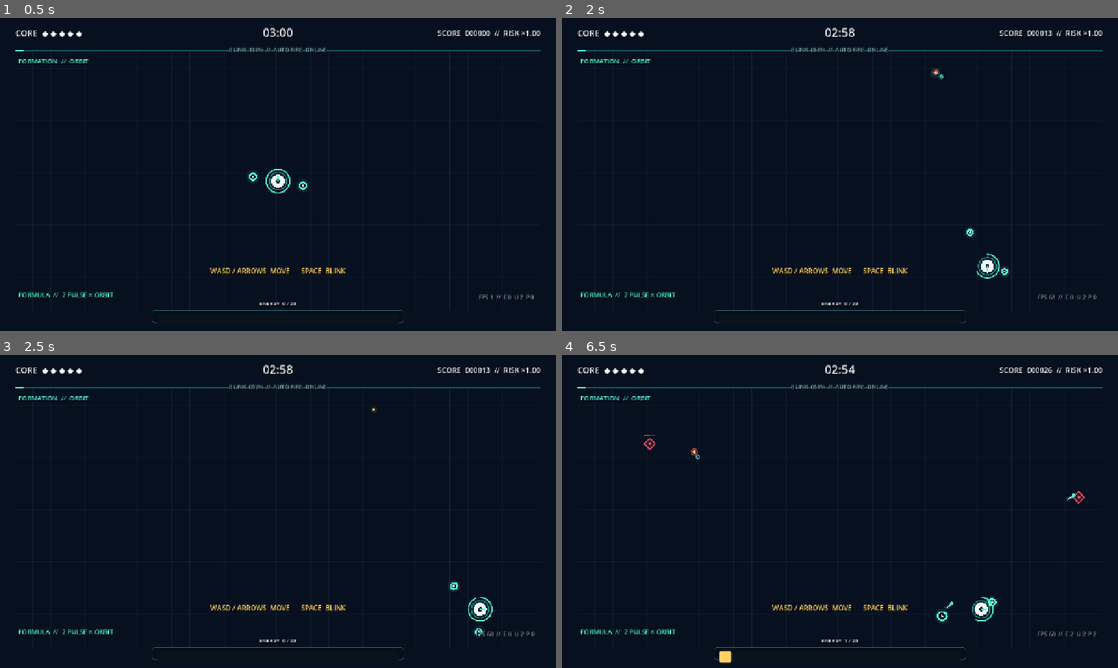
Above: before the commit, frames 1-4 (two rows, left to right).
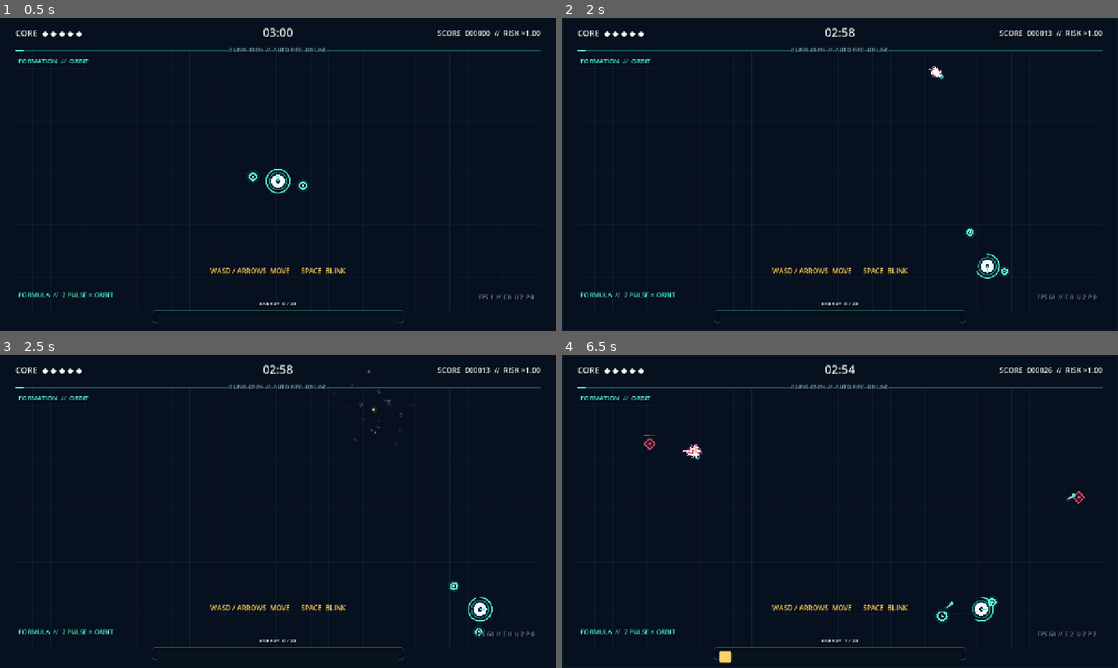
Above: after the commit, the same moments.

Repository: keepdiggin83/frctl-swarm
Game: Godot game, scene res://scenes/main.tscn
Two runs of this game, one before a commit and one after it. Both use one fixed random seed, a clock stepped at 60 frames per second and the inputs below.
Inputs:
- Up to frame 1 (0.5 s): no input
- Up to frame 2 (2 s): tap Enter at 0.5 s; hold D (move_right) 0.53-1.28 s; tap Space (blink) at 0.6, 1.35 s; hold S (move_down) from 1.28 s (still down)
- Up to frame 3 (2.5 s): release S (move_down) at 2.03 s; hold D (move_right) from 2.03 s (still down); tap 1 at 2.1 s; tap Space (blink) at 2.3 s
- Up to frame 4 (6.5 s): release D (move_right) at 2.78 s; hold W (move_up) 2.78-3.53 s; tap 2 at 2.85 s; tap Space (blink) at 3.05, 3.8, 4.55, 5.3, 5.85 s; hold A (move_left) 3.53-5.03 s; tap 3 at 3.6 s; tap Enter at 4.35 s; hold S (move_down) 5.03-5.78 s; tap R at 5.1 s; hold D (move_right) from 5.78 s (still down)

Frame 1 is identical in both runs. In frame 2, less than 0.1% of the frame differs, in the area x 66-69%, y 15-20%; in frame 3, less than 0.1%; in frame 4, 0.1%, in the area x 21-26%, y 28-34%.

Commit message:
feat: add neon enemy shatter particles

Diff:
--- a/scripts/core/main.gd
+++ b/scripts/core/main.gd
@@ -293,6 +293,7 @@
 	var stable_multiplier := 1.25 if last_hit_ago >= 5.0 else 1.0
 	score += int(round(10.0 * current_risk() * stable_multiplier))
 	fx.burst(death_position, GameConfig.COLOR_RED, 27.0)
+	fx.shatter(death_position, GameConfig.COLOR_RED, randi_range(28, 38))
 	if player.is_blink_window():
 		fx.formula(death_position + Vector2(-42, -18), "CLOSE CALL", GameConfig.COLOR_YELLOW)
 	spawn_orb(death_position)
--- a/scripts/fx/fx_layer.gd
+++ b/scripts/fx/fx_layer.gd
@@ -3,12 +3,21 @@
 
 var bursts: Array = []
 var floaters: Array = []
+var debris: Array = []
 var edge_pulse := 0.0
+const MAX_DEBRIS := 900
+
+
+func _ready() -> void:
+	var additive := CanvasItemMaterial.new()
+	additive.blend_mode = CanvasItemMaterial.BLEND_MODE_ADD
+	material = additive
 
 
 func reset_fx() -> void:
 	bursts.clear()
 	floaters.clear()
+	debris.clear()
 	edge_pulse = 0.0
 	queue_redraw()
 
@@ -24,6 +33,32 @@
 	queue_redraw()
 
 
+func shatter(at: Vector2, color: Color, amount := 24) -> void:
+	var phase := randf() * TAU
+	for index in range(amount):
+		var angle := phase + TAU * index / float(amount) + randf_range(-0.24, 0.24)
+		var direction := Vector2.from_angle(angle)
+		var speed := randf_range(95.0, 340.0) * (1.25 if index % 5 == 0 else 1.0)
+		var lifetime := randf_range(0.38, 0.82)
+		var start := at + direction * randf_range(0.0, 6.0)
+		debris.append({
+			"position": start,
+			"previous": start,
+			"velocity": direction * speed + Vector2.from_angle(randf() * TAU) * randf_range(0.0, 28.0),
+			"color": color,
+			"life": lifetime,
+			"max_life": lifetime,
+			"size": randf_range(1.5, 4.2),
+			"rotation": randf() * TAU,
+			"spin": randf_range(-13.0, 13.0),
+			"shape": randi() % 3
+		})
+	if debris.size() > MAX_DEBRIS:
+		debris = debris.slice(debris.size() - MAX_DEBRIS)
+	edge_pulse = maxf(edge_pulse, 0.18)
+	queue_redraw()
+
+
 func tick(delta: float) -> void:
 	edge_pulse = maxf(0.0, edge_pulse - delta)
 	for item in bursts:
@@ -31,8 +66,15 @@
 	for item in floaters:
 		item.life -= delta
 		item.position.y -= 34.0 * delta
+	for item in debris:
+		item.life -= delta
+		item.previous = item.position
+		item.position += item.velocity * delta
+		item.velocity *= exp(-2.8 * delta)
+		item.rotation += item.spin * delta
 	bursts = bursts.filter(func(item): return item.life > 0.0)
 	floaters = floaters.filter(func(item): return item.life > 0.0)
+	debris = debris.filter(func(item): return item.life > 0.0)
 	queue_redraw()
 
 
@@ -48,6 +90,28 @@
 			var direction := Vector2.from_angle(index * PI / 2.0 + 0.35)
 			draw_line(item.position + direction * radius * 0.4, item.position + direction * radius, color, 1.5, true)
 
+	for item in debris:
+		var alpha: float = clampf(item.life / item.max_life, 0.0, 1.0)
+		var speed: float = item.velocity.length()
+		var direction: Vector2 = item.velocity.normalized() if speed > 0.01 else Vector2.RIGHT
+		var trail: float = clampf(speed * 0.035, 4.0, 16.0)
+		var glow := item.color as Color
+		glow.a = alpha * 0.18
+		var core: Color = (item.color as Color).lerp(GameConfig.COLOR_WHITE, 0.55)
+		core.a = alpha * 0.92
+		draw_line(item.position - direction * trail, item.position, glow, item.size * 3.4, true)
+		draw_line(item.position - direction * trail * 0.72, item.position, core, maxf(1.0, item.size * 0.55), true)
+
+		if item.shape == 1:
+			var axis: Vector2 = Vector2.from_angle(item.rotation) * item.size * 1.8
+			var side: Vector2 = axis.rotated(2.25)
+			var points := PackedVector2Array([item.position + axis, item.position + side, item.position - axis * 0.75, item.position + axis])
+			draw_polyline(points, core, 1.0, true)
+		elif item.shape == 2:
+			var axis: Vector2 = Vector2.from_angle(item.rotation) * item.size * 1.4
+			draw_line(item.position - axis, item.position + axis, core, 1.0, true)
+			draw_line(item.position - axis.rotated(PI / 2.0), item.position + axis.rotated(PI / 2.0), core, 1.0, true)
+
 	var font := ThemeDB.fallback_font
 	for item in floaters:
 		var alpha: float = clampf(item.life / item.max_life, 0.0, 1.0)
Not shown, changed: docs/game.js
